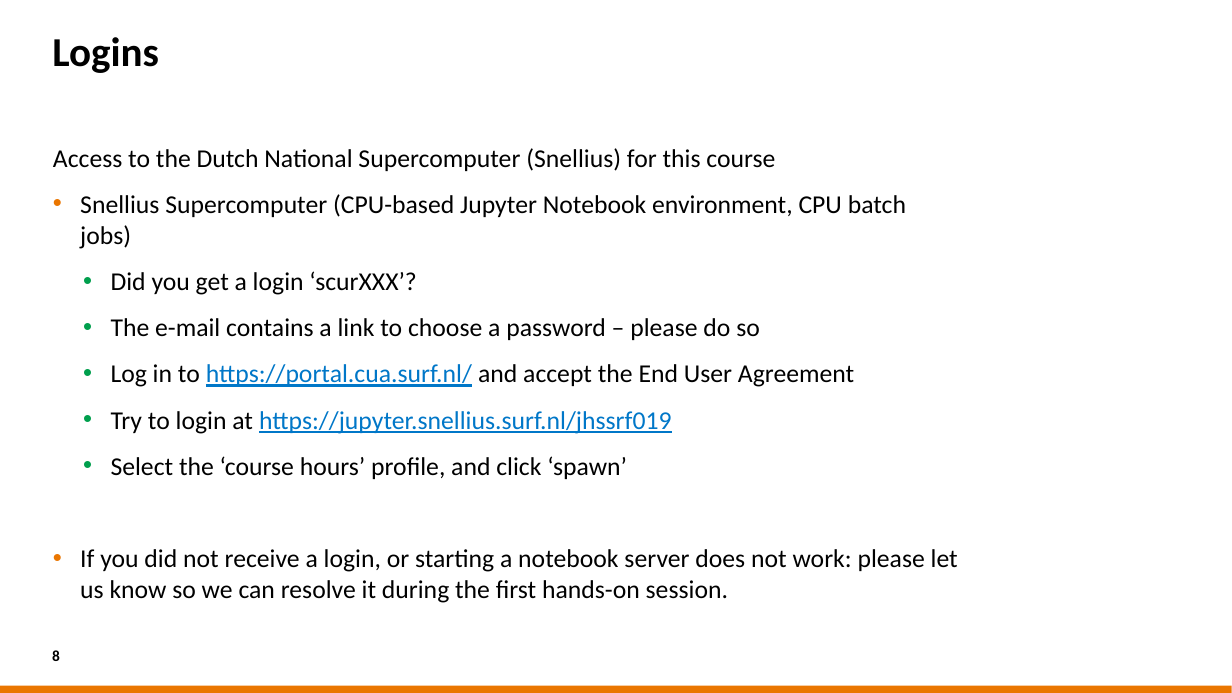
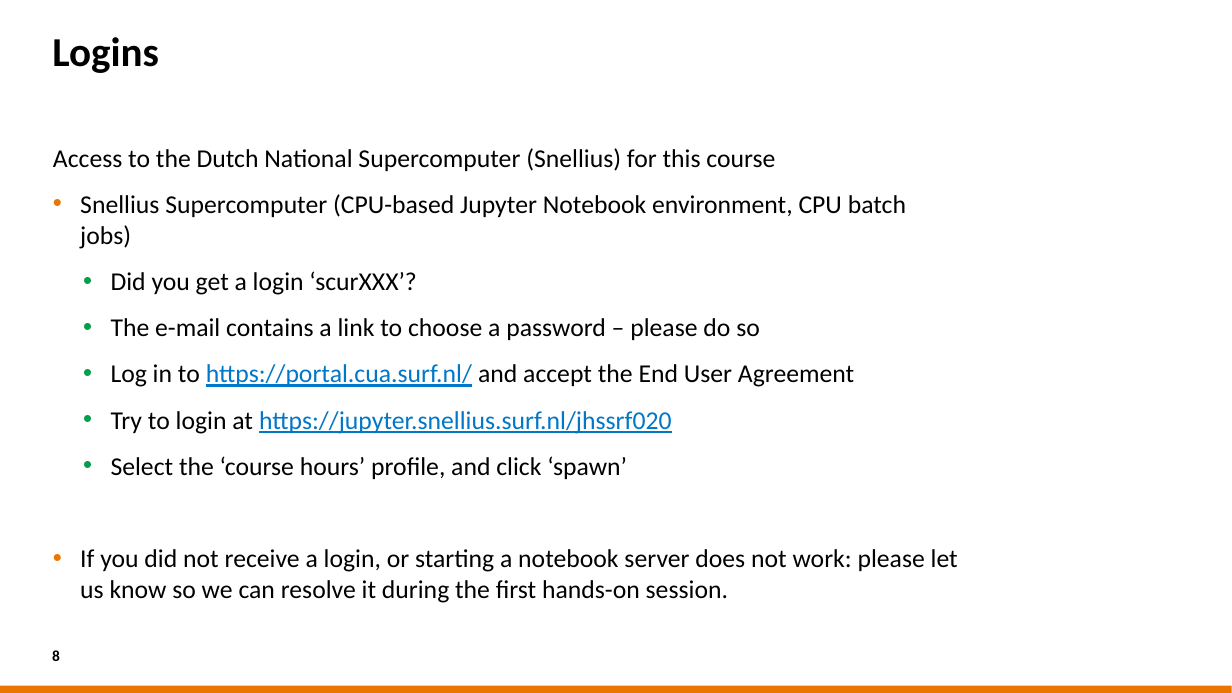
Before and after one commit to sara-nl/HPML-course-materials, a slide deck: slide 8 of Day1/slides/EuroHPC_HPML_welcome.pptx. Drawn at 1232x693 pixels with LibreOffice and Linux fonts; fonts in the diff are those of the drawing; background and template pictures are left out. Boxes give left, top, right and bottom in pixels: in the first picture for what was removed or moved away, otherwise in the second. Text is boxed around its words. In the diff, an @@ line names an element or a change of style, - is before the commit and + after.

```diff
--- a/Day1/slides/EuroHPC_HPML_welcome.pptx
+++ b/Day1/slides/EuroHPC_HPML_welcome.pptx
@@ text at (x1=111, y1=411, x2=672, y2=434): text changed @@
-  • Try to login at https://jupyter.snellius.surf.nl/jhssrf019
+  • Try to login at https://jupyter.snellius.surf.nl/jhssrf020
```
Also in this commit, not shown: 4 other slides changed, 1 other file.
